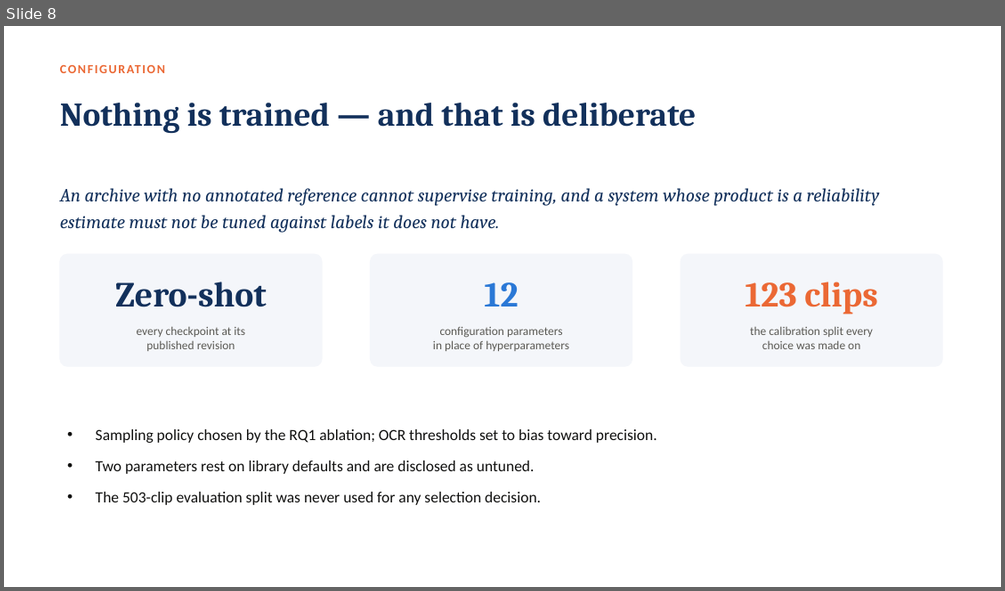
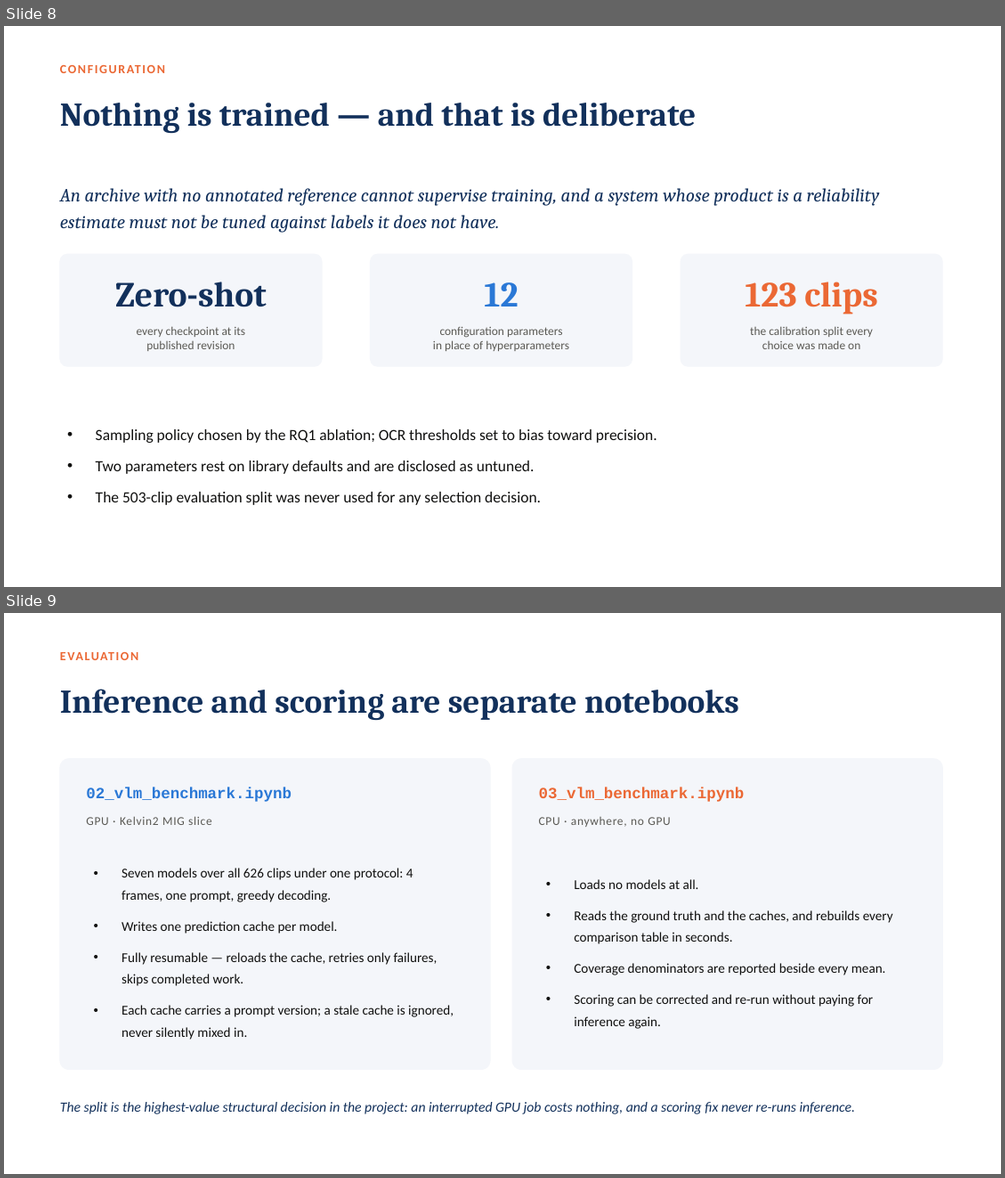
Before and after one commit to Sauravv4/Leveraging-Foundational-Models-for-Video-Archival-Data, a slide deck: docs/slides/demo_deck.pptx. Shown one above the other, each under a label of ours: slide 8 before the commit, slides 8 and 9 after it. The pictures are 1005x591 and 1005x1178 pixels, drawn with LibreOffice and Linux fonts; fonts in the diff are those of the drawing. Boxes give left, top, right and bottom in pixels: in the first picture for what was removed or moved away, otherwise in the second. Text is boxed around its words. In the diff, an @@ line names an element or a change of style, - is before the commit and + after.

```diff
--- a/docs/slides/demo_deck.pptx
+++ b/docs/slides/demo_deck.pptx
@@ slide 9 added at (4,613,1001,1174), background #FFFFFF @@
@@ text added at (60,644,658,666), 12 pt, text #EB6834, bold @@
+EVALUATION
@@ text added at (60,689,739,720), 32 pt, text #12305B, bold @@
+Inference and scoring are separate notebooks
@@ rounded rectangle added at (60,759,490,1070), fill #F4F6FA, outline #F4F6FA 1 pt @@
@@ rounded rectangle added at (512,759,942,1070), fill #F4F6FA, outline #F4F6FA 1 pt @@
@@ text added at (86,787,291,802), 15 pt, text #2A78D6, bold @@
+02_vlm_benchmark.ipynb
@@ text added at (539,787,744,802), 15 pt, text #EB6834, bold @@
+03_vlm_benchmark.ipynb
@@ text added at (86,816,212,825), 11.5 pt, text #5A5954 @@
+GPU · Kelvin2 MIG slice
@@ text added at (539,817,670,827), 11.5 pt, text #5A5954 @@
+CPU · anywhere, no GPU
@@ text added at (121,868,453,1039), 13 pt, text #10100F @@
+• Seven models over all 626 clips under one protocol: 4 frames, one prompt, greedy decoding.
+• Writes one prediction cache per model.
+• Fully resumable — reloads the cache, retries only failures, skips completed work.
+• Each cache carries a prompt version; a stale cache is ignored, never silently mixed in.
@@ text added at (574,879,893,1029), 13 pt, text #10100F @@
+• Loads no models at all.
+• Reads the ground truth and the caches, and rebuilds every comparison table in seconds.
+• Coverage denominators are reported beside every mean.
+• Scoring can be corrected and re-run without paying for inference again.
@@ text added at (60,1102,855,1114), 13.5 pt, text #12305B, italic @@
+The split is the highest-value structural decision in the project: an interrupted GPU job costs nothing, and a scoring fix never re-runs inference.
```
Also in this commit, not shown: 3 other files.
